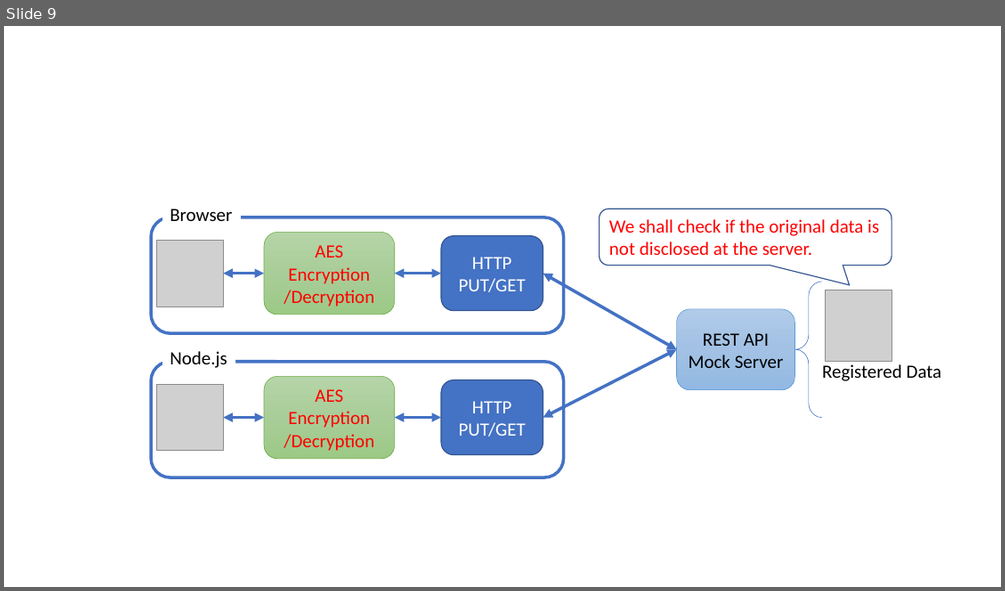
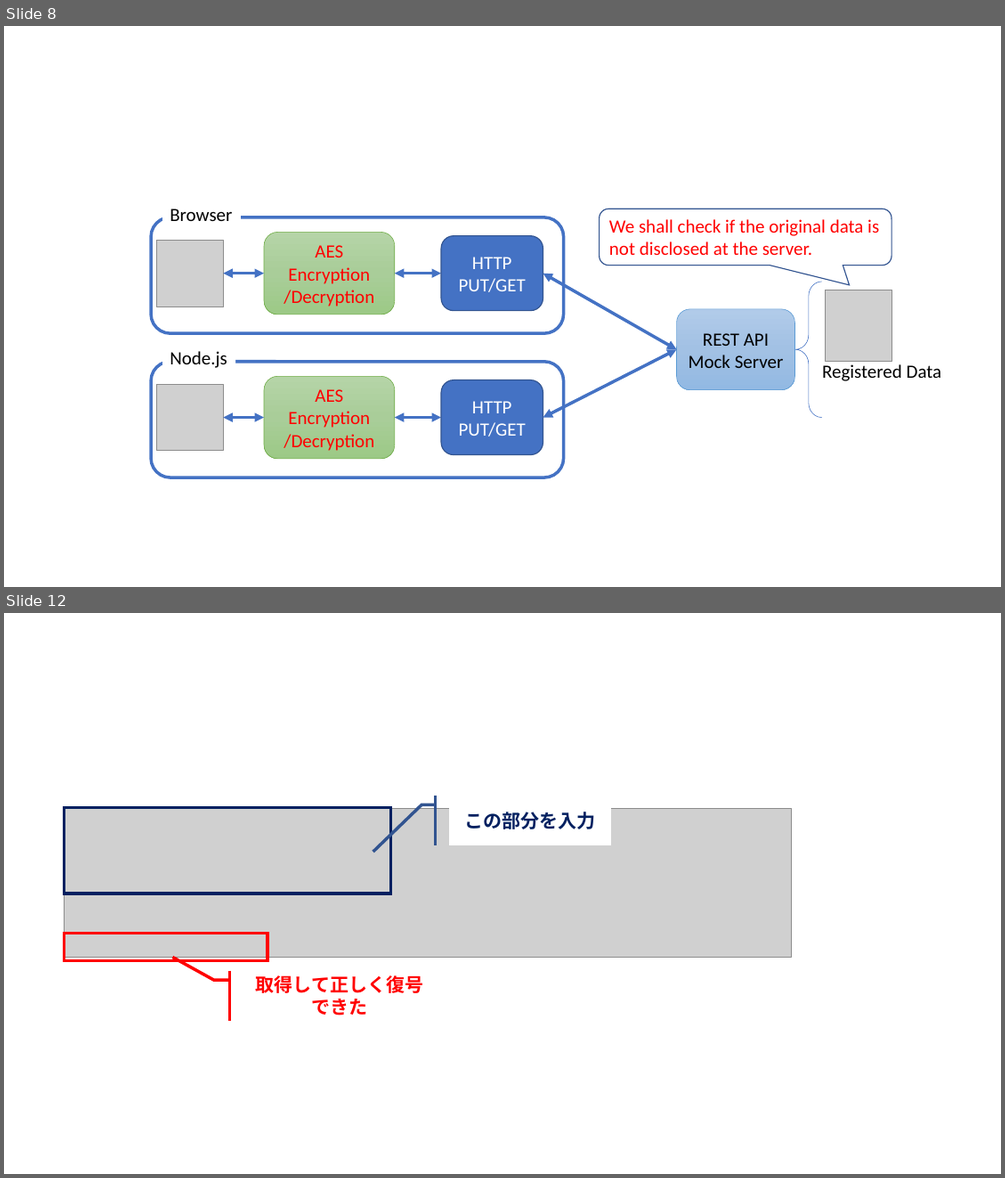
Before and after one commit to junkurihara/class-e2e_security_js, a slide deck: slides/Figs/images.pptx. Shown one above the other, each under a label of ours: slide 9 before the commit, slides 8 and 12 after it; the slides between them are not shown. The pictures are 1005x591 and 1005x1178 pixels, drawn with LibreOffice and Linux fonts; fonts in the diff are those of the drawing; grey boxes stand for pictures. Boxes give left, top, right and bottom in pixels: in the first picture for what was removed or moved away, otherwise in the second. Text is boxed around its words. In the diff, an @@ line names an element or a change of style, - is before the commit and + after.

```diff
--- a/slides/Figs/images.pptx
+++ b/slides/Figs/images.pptx
@@ slide 12 added at (4, 613, 1001, 1174), background #FFFFFF @@
@@ accent callout added at (449, 795, 611, 845), fill #FFFFFF, outline #325491 3 pt, 18 pt, text #002060, bold @@
+この部分を入力
@@ picture added at (64, 808, 791, 957) @@
@@ rectangle added at (64, 807, 390, 893), outline #002060 3 pt @@
@@ rectangle added at (64, 933, 268, 961), outline #FF0000 3 pt @@
@@ accent callout added at (245, 971, 434, 1021), fill #FFFFFF, outline #FF0000 3 pt, 18 pt, text #FF0000, bold @@
+取得して正しく復号できた
@@ what was slide 9 is now slide 8 @@
```
Also in this commit, not shown: 3 other slides added, 1 slide removed, 6 other files.
